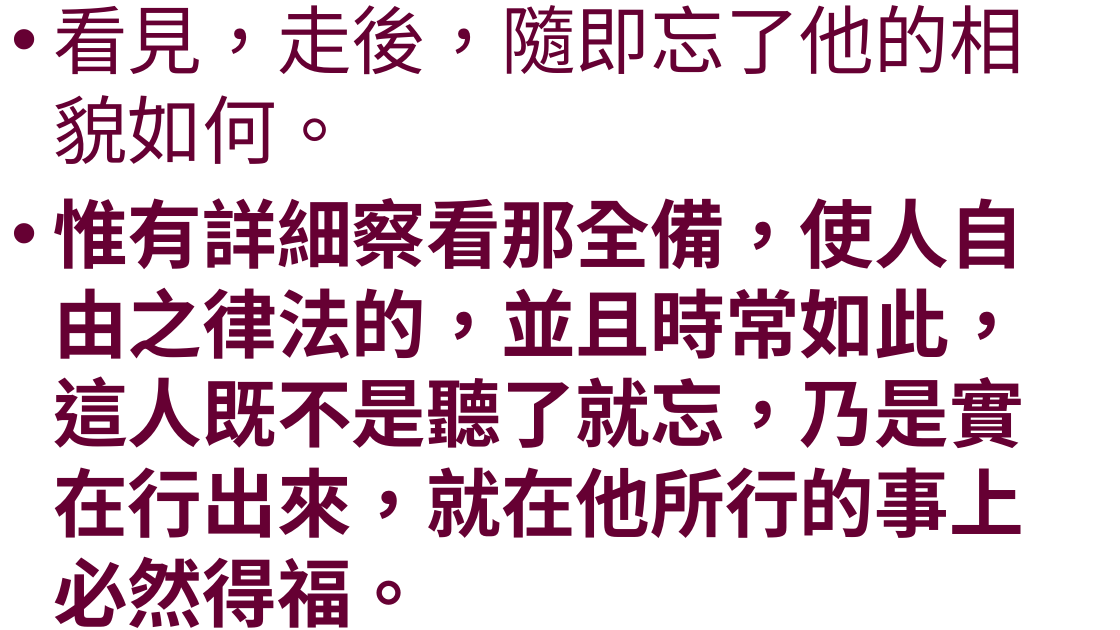
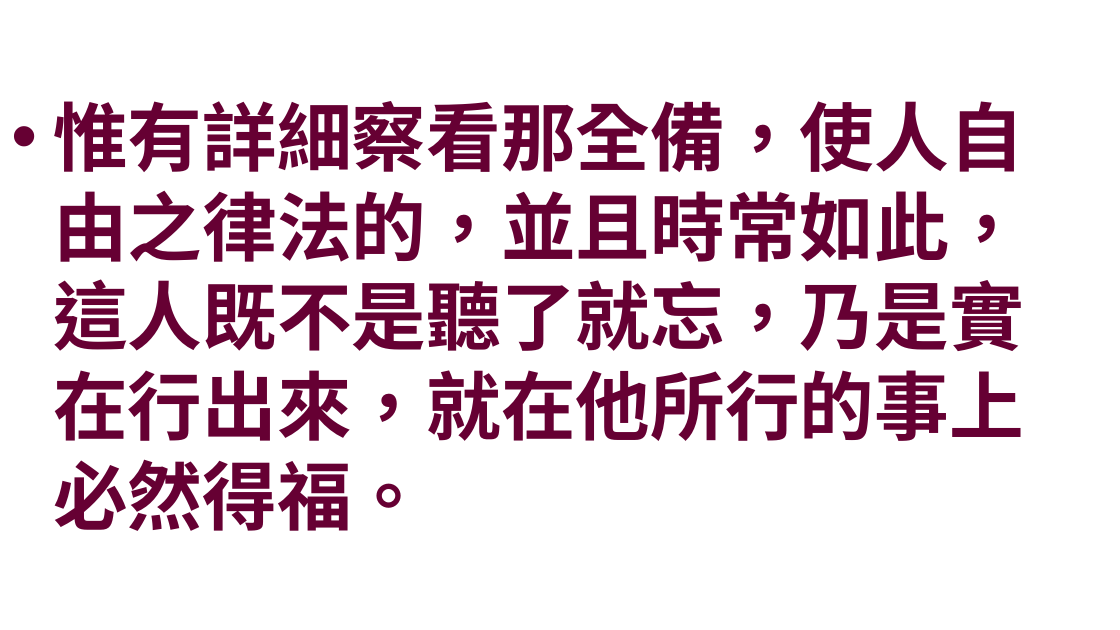
Before and after one commit to batisuoc/worship-resources, a slide deck: slide 8 of 46遵行主話.pptx (slide 7 before the commit). Drawn at 1120x630 pixels with LibreOffice and Linux fonts; fonts in the diff are those of the drawing; background and template pictures are left out. Boxes give left, top, right and bottom in pixels: in the first picture for what was removed or moved away, otherwise in the second. Text is boxed around its words. In the diff, an @@ line names an element or a change of style, - is before the commit and + after.

```diff
--- a/46遵行主話.pptx
+++ b/46遵行主話.pptx
@@ text at [53,5,1023,164]: paragraph removed @@
-• 看見，走後，隨即忘了他的相貌如何。
```
Also in this commit, not shown: 1 other slide changed, 1 slide added.
